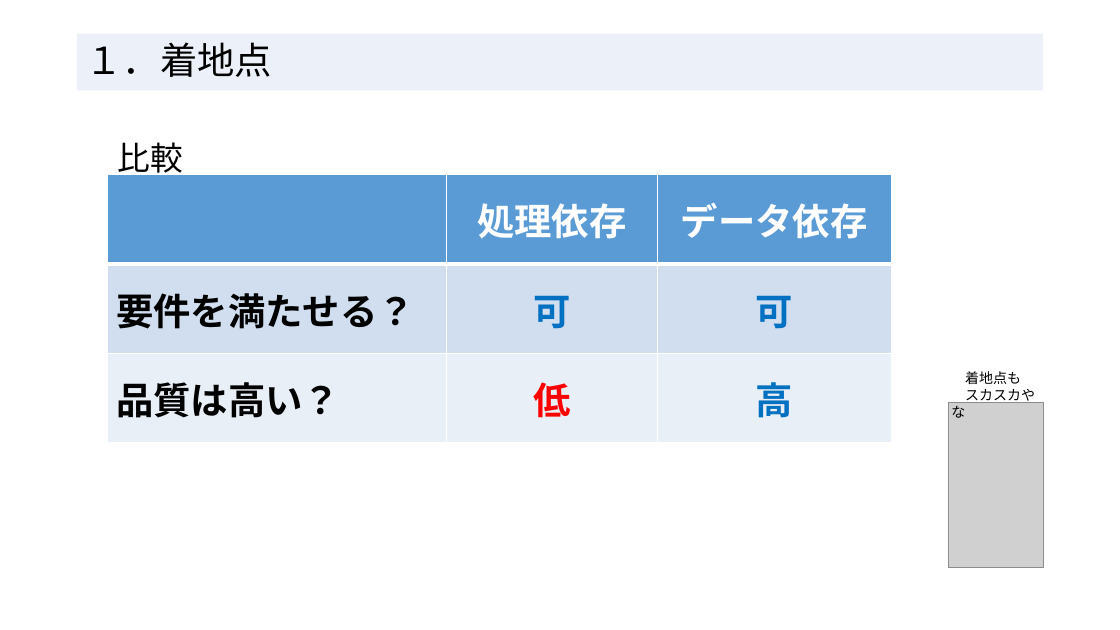
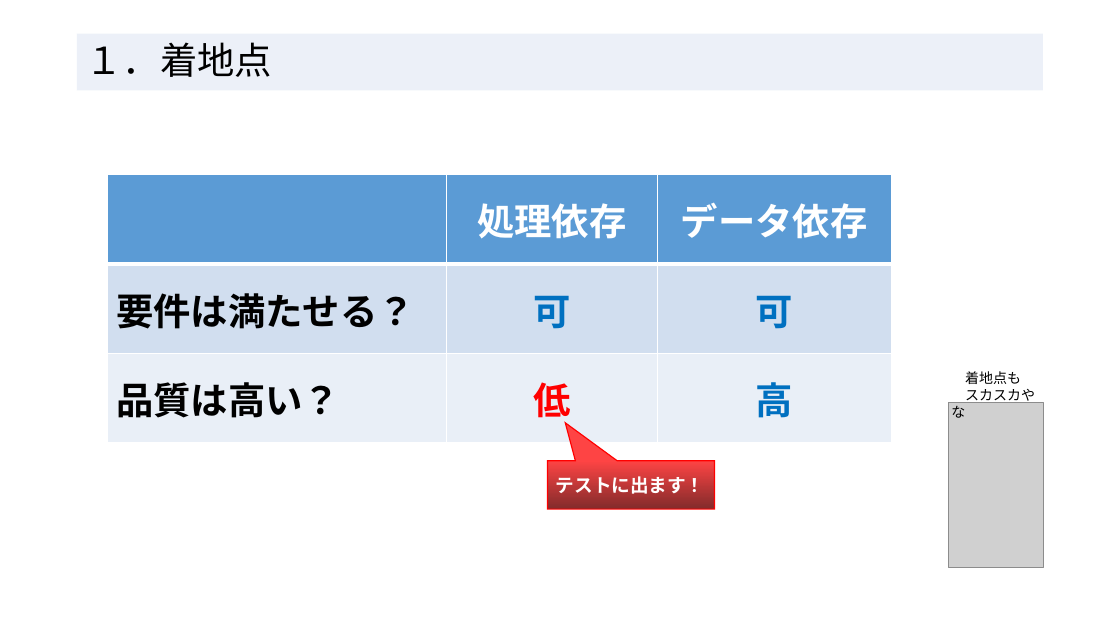
Before and after one commit to RyotoKuroki/QualityDependsOnDataApplication, a slide deck: slide 3 of 処理依存よりデータ依存_エンジニアの輪20250215.pptx. Drawn at 1120x630 pixels with LibreOffice and Linux fonts; fonts in the diff are those of the drawing; grey boxes stand for pictures. Boxes give left, top, right and bottom in pixels: in the first picture for what was removed or moved away, otherwise in the second. Text is boxed around its words. In the diff, an @@ line names an element or a change of style, - is before the commit and + after.

```diff
--- a/処理依存よりデータ依存_エンジニアの輪20250215.pptx
+++ b/処理依存よりデータ依存_エンジニアの輪20250215.pptx
@@ text removed at [118,142,183,179] @@
-比較
@@ table at [108,175,892,444] @@
-row 2, column 1: 要件を満たせる？
+row 2, column 1: 要件は満たせる？
@@ speech box added at [548,460,715,509], fill gradient #FE4444 to #832B2B, outline #FF0000 1 pt, 16 pt, text #FFFFFF, bold @@
+テストに出ます！
```
Also in this commit, not shown: 6 other slides changed.
